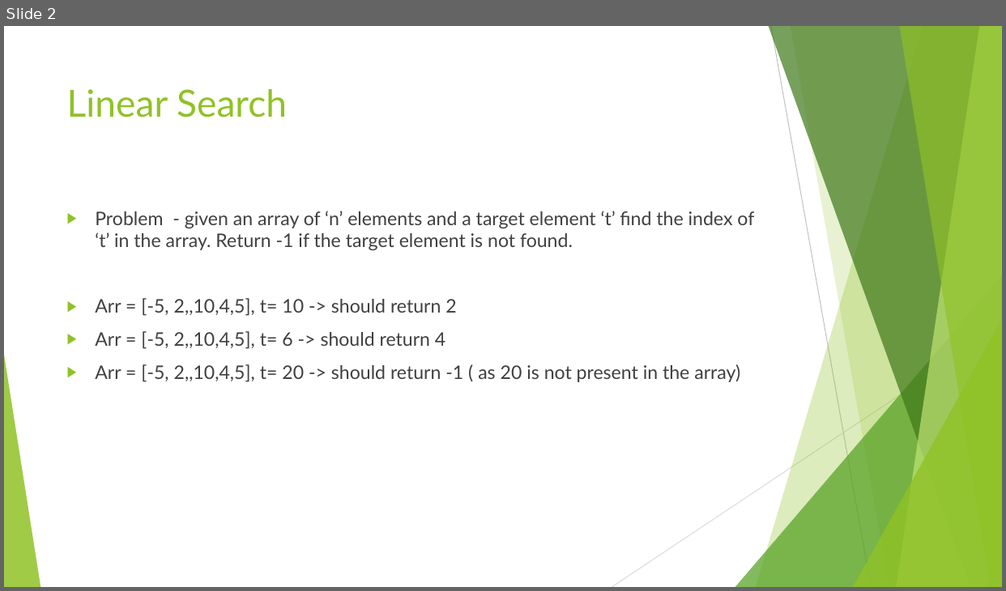
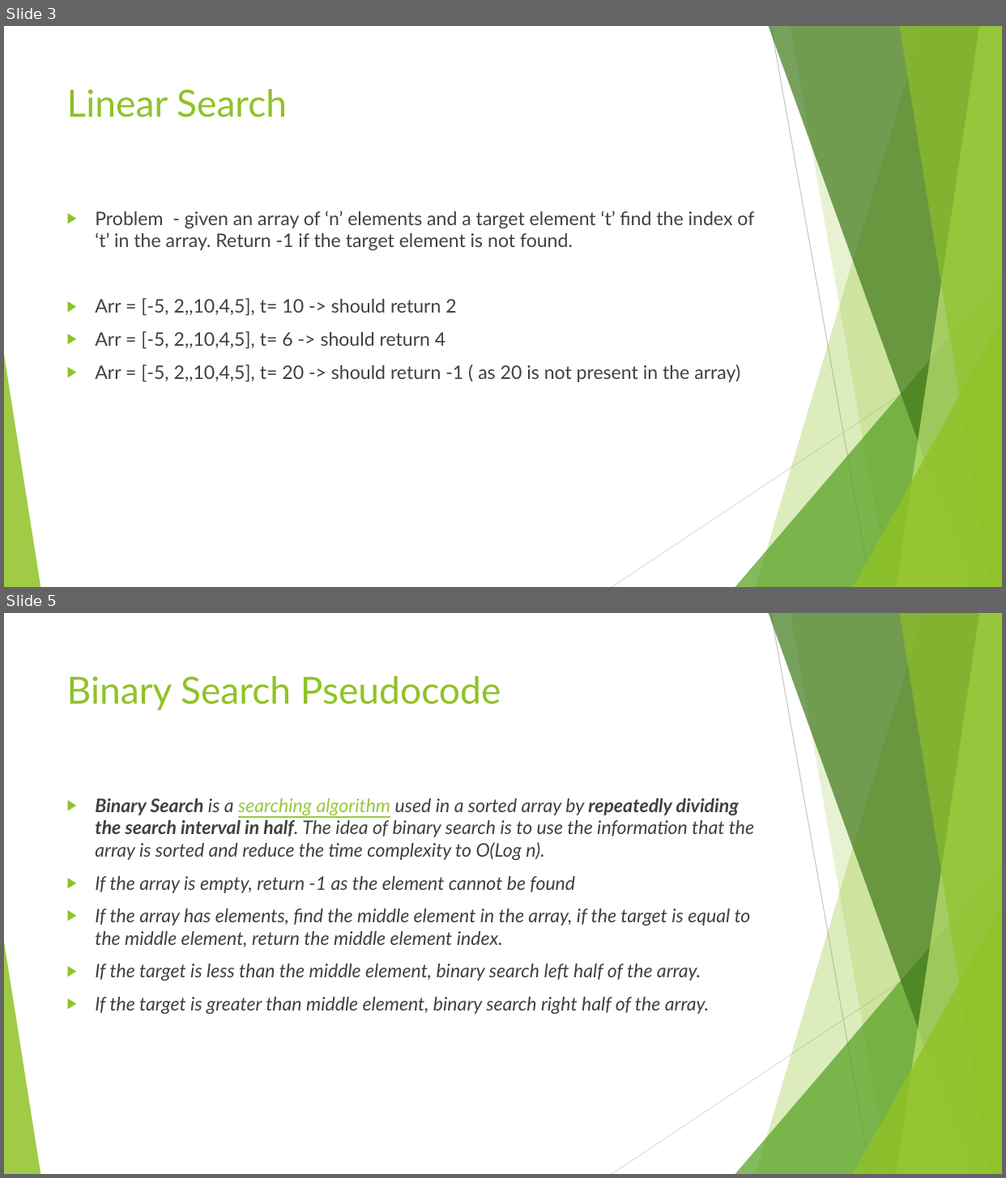
Before and after one commit to divyaparyani67/DSA, a slide deck: Search Algorithm.pptx. Shown one above the other, each under a label of ours: slide 2 before the commit, slides 3 and 5 after it; the slides between them are not shown. The pictures are 1006x591 and 1006x1178 pixels, drawn with LibreOffice and Linux fonts; fonts in the diff are those of the drawing. Boxes give left, top, right and bottom in pixels: in the first picture for what was removed or moved away, otherwise in the second. Text is boxed around its words. In the diff, an @@ line names an element or a change of style, - is before the commit and + after.

Commit message:
binary search problem

```diff
--- a/Search Algorithm.pptx
+++ b/Search Algorithm.pptx
@@ slide 5 added at <box>4,613,1002,1174</box>, background #FFFFFF; not listed: 10 template elements that a slide beside it also shows @@
@@ title added at <box>67,676,501,710</box>, 36 pt, text #90C226 @@
+Binary Search Pseudocode
@@ text added at <box>95,798,754,1014</box>, 18 pt, text #404040, italic @@
+▶ Binary Search is a searching algorithm used in a sorted array by repeatedly dividing the search interval in half. The idea of binary search is to use the information that the array is sorted and reduce the time complexity to O(Log n).
+▶ If the array is empty, return -1 as the element cannot be found
+▶ If the array has elements, find the middle element in the array, if the target is equal to the middle element, return the middle element index.
+▶ If the target is less than the middle element, binary search left half of the array.
+▶ If the target is greater than middle element, binary search right half of the array.
@@ what was slide 2 is now slide 3 @@
```
Also in this commit, not shown: 1 slide changed, 1 other slide added, 1 other file.
